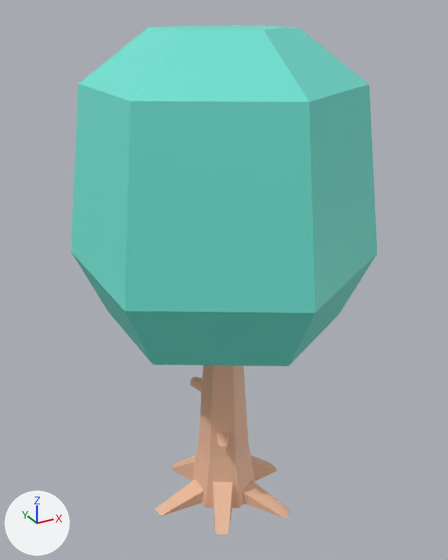
The glTF model assets/models/kit/nature_tree_oak.glb as it was, and as the next commit left it.
Rendered twice from a 50 mm camera at (-0.674, -1.229, 1.214) aimed at (0.008, 0.011, 0.594). The axes (+X, +Y, +Z) are drawn at lower left. The lights are the same throughout. The older version comes first. Vertices at exactly the same position are counted once.

Objects in the first picture: 'nature_tree_oak'.
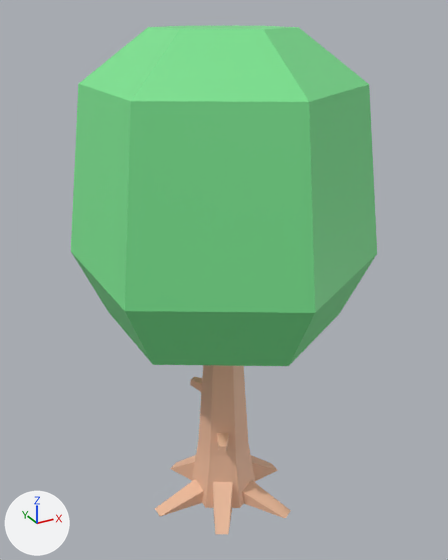
Diff of the bpy script that builds the scene:
```diff
--- a/assets/models/kit/nature_tree_oak.glb.py
+++ b/assets/models/kit/nature_tree_oak.glb.py
@@ me_mesh_tree_oak @@
 me_mesh_tree_oak.from_pydata(...)  # 100 vertices, 196 faces; spans x -0.32..0.32, y -0.37..0.37, z -0.05..1.176
 # used by ob_nature_tree_oak; location = (0.0, 0.0, 0.0)
+# me_mesh_tree_oak part 1: 64 faces centred in x -0.304..0.304, y -0.29..0.29, z 0.45..1.176 are repainted in the vertex colours; the middle colour goes from cyan #70e6d6 to green #7ce691
 me_mesh_tree_oak.materials.append(mat_defaultmaterial)
```

What differs and where, as boxes (x1, y1, x2, y2) in the pictures (448 x 560 px):
part 1 of me_mesh_tree_oak, recoloured (cyan to green)
    both: (71, 26, 377, 366)
